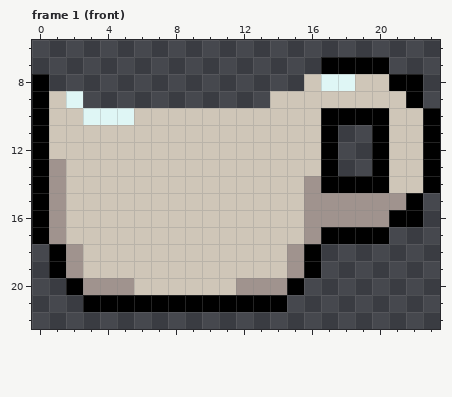
Two versions of one pixel-art file, res/ase/big_cup.aseprite. This is how it looked before the edit.
24x24 pixels, 2 frames. Shown: frame 1 (front): x 0..23, y 6..22.
After:
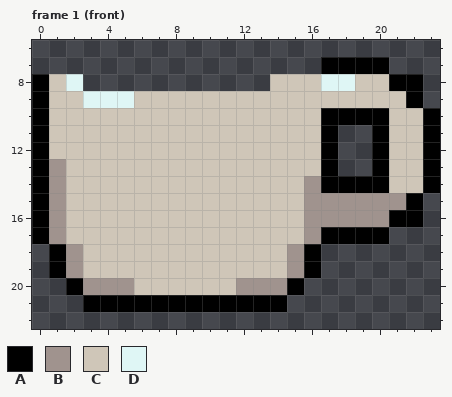
Palette (. is transparent): A #000000  B #a0938e  C #cfc6b8  D #dff6f5
What changed:
Frame 1 (front), layer "Layer 1":
Colour C now appears in row 8 at x 1 and 14 to 15; in row 9 at x 6 to 13.
The author changed colour D to colour C in row 9 at x 2; in row 10 at x 3 to 5.
Colour D now appears in row 8 at x 2; in row 9 at x 3 to 5.
